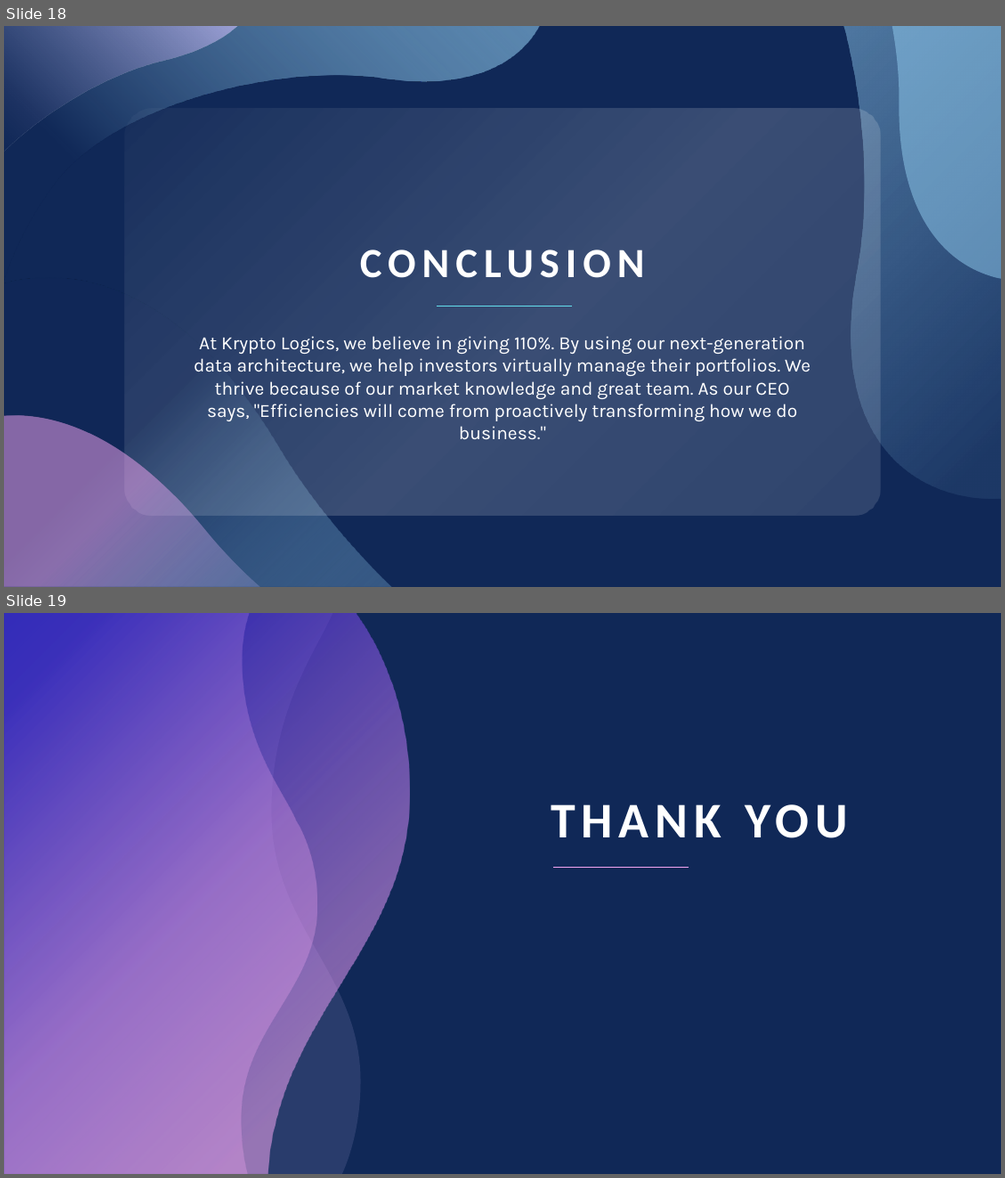
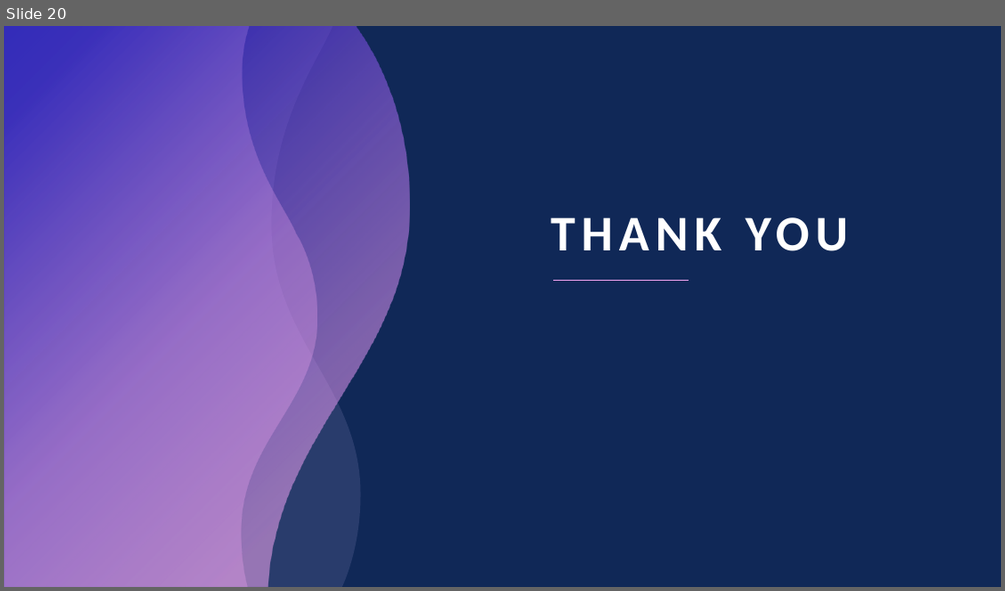
Before and after one commit to liuYousefKahwaji/CSCI441Project, a slide deck: CSCI441 Project Presentation.pptx. Shown one above the other, each under a label of ours: slides 18 and 19 before the commit, slide 20 after it. The pictures are 1005x1178 and 1005x591 pixels, drawn with LibreOffice and Linux fonts; fonts in the diff are those of the drawing. Boxes give left, top, right and bottom in pixels: in the first picture for what was removed or moved away, otherwise in the second. Text is boxed around its words. In the diff, an @@ line names an element or a change of style, - is before the commit and + after.

```diff
--- a/CSCI441 Project Presentation.pptx
+++ b/CSCI441 Project Presentation.pptx
@@ slide 18 removed at box(4, 26, 1001, 587), background #102857 @@
@@ freeform shape removed at box(4, 26, 540, 281) @@
@@ freeform shape removed at box(4, 26, 238, 151) @@
@@ freeform shape removed at box(844, 26, 1001, 498) @@
@@ freeform shape removed at box(892, 26, 1001, 279) @@
@@ rounded rectangle removed at box(124, 108, 881, 515) @@
@@ title removed at box(360, 249, 645, 278) @@
-CONCLUSION
@@ freeform shape removed at box(4, 278, 392, 587) @@
@@ line removed from (572, 306) to (437, 306) @@
@@ subtitle removed at box(194, 336, 810, 421) @@
-At Krypto Logics, we believe in giving 110%. By using our next-generation data architecture, we help investors virtually manage their portfolios. We thrive because of our market knowledge and great team. As our CEO says, "Efficiencies will come from proactively transforming how we do business."
@@ freeform shape removed at box(4, 416, 259, 587) @@
@@ what was slide 19 is now slide 20 @@
```
Also in this commit, not shown: 2 slides changed, 7 slides added, 5 other slides removed.
